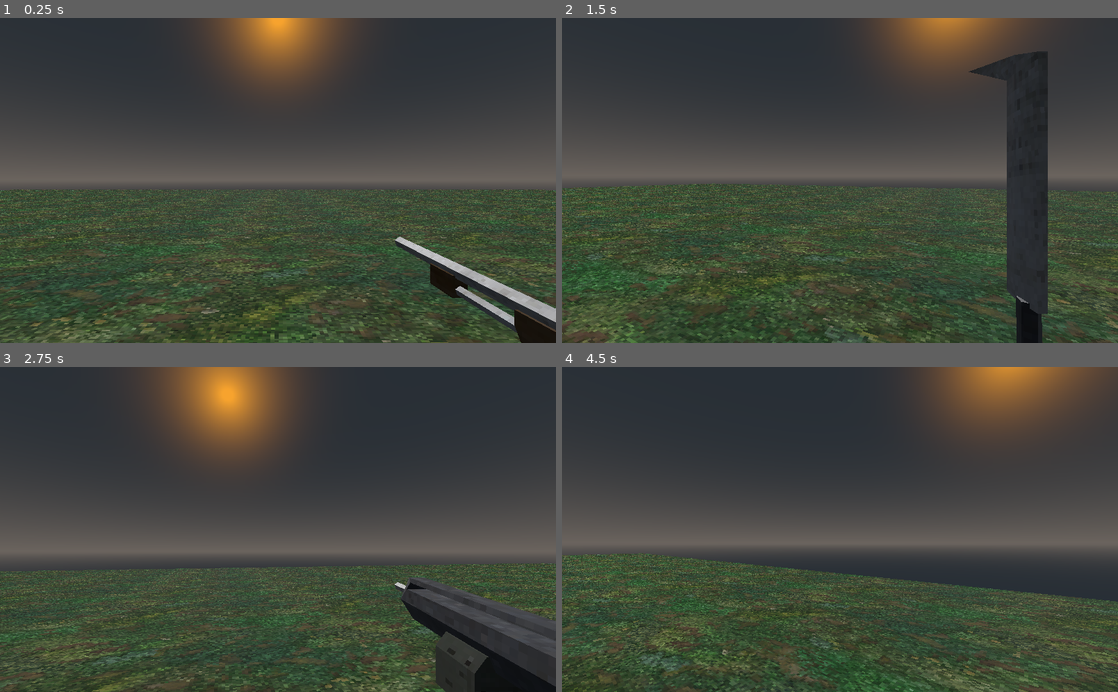
Above: before the commit, frames 1-4 (two rows, left to right).
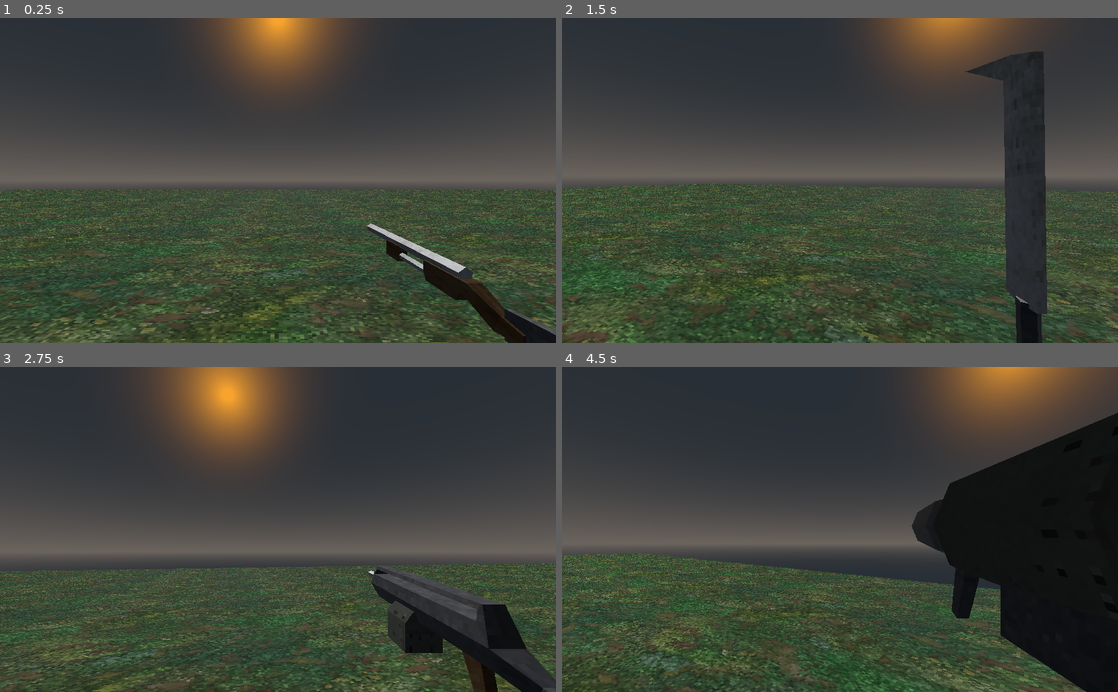
Above: after the commit, the same moments.

Repository: QuigleyJones/AwayTeam
Game: Godot game, scene res://World.tscn
Same seed, same stepped clock (60 frames per second), same inputs: the game is played once before the commit and once after it.
Inputs (mouse positions are in pixels of both pictures, inside the frame that each line leads up to):
- Up to frame 1 (0.25 s): no input
- Up to frame 2 (1.5 s): tap Enter at 0.5 s; move the mouse to (867, 180) at 0.52 s; hold Shift (sprint) 0.53-1.28 s; hold W (move_forward) from 0.53 s (still down); tap Space (jump) at 0.77 s; move the mouse to (812, 180) at 1.27 s; tap 1 at 1.35 s
- Up to frame 3 (2.75 s): keep holding W (move_forward); tap Space (jump) at 1.52 s; move the mouse to (289, 523) at 2.02 s; tap 2 at 2.1 s
- Up to frame 4 (4.5 s): keep holding W (move_forward); move the mouse to (834, 536) at 2.77 s; tap 3 at 2.85 s; tap Space (jump) at 3.02, 3.77 s; move the mouse to (878, 532) at 3.52 s; tap 4 at 3.6 s; move the mouse to (795, 526) at 4.27 s; tap 5 at 4.35 s

The runs differ from the first frame. In frame 1, 2.2% of the frame differs, in the area x 66-100%, y 63-100%; in frame 2, 0.4%; in frame 3, 3.9%; in frame 4, 20%, in the area x 62-100%, y 14-100%.

Commit message:
Add files via upload

Diff:
--- a/characters/Player/Player.tscn
+++ b/characters/Player/Player.tscn
@@ -7,6 +7,7 @@
 [ext_resource path="res://resources/anim/machete_idle.tres" type="Animation" id=5]
 [ext_resource path="res://resources/shotgun.glb" type="PackedScene" id=6]
 [ext_resource path="res://resources/machete.glb" type="PackedScene" id=7]
+[ext_resource path="res://resources/rocketlauncher.glb" type="PackedScene" id=8]
 
 [sub_resource type="GDScript" id=1]
 script/source = "extends KinematicBody
@@ -134,6 +135,7 @@
 
 [sub_resource type="Animation" id=5]
 resource_name = "idle"
+loop = true
 tracks/0/type = "value"
 tracks/0/path = NodePath("Graphics:translation")
 tracks/0/interp = 1
@@ -160,29 +162,30 @@
 }
 
 [sub_resource type="Animation" id=6]
-tracks/0/type = "value"
-tracks/0/path = NodePath("../Shotgun/Graphics:translation")
-tracks/0/interp = 1
-tracks/0/loop_wrap = true
-tracks/0/imported = false
-tracks/0/enabled = true
-tracks/0/keys = {
-"times": PoolRealArray( 0, 0.2, 0.3, 0.4, 0.5, 0.7 ),
+length = 0.8
+tracks/0/type = "value"
+tracks/0/path = NodePath("Graphics:translation")
+tracks/0/interp = 1
+tracks/0/loop_wrap = true
+tracks/0/imported = false
+tracks/0/enabled = true
+tracks/0/keys = {
+"times": PoolRealArray( 0, 0.2, 0.3, 0.4, 0.5, 0.8 ),
 "transitions": PoolRealArray( 1, 1, 1, 1, 1, 1 ),
 "update": 0,
-"values": [ Vector3( 0, 0, 0.158636 ), Vector3( 0, 0, 0 ), Vector3( 0, 0, 0 ), Vector3( 0, -0.0662462, 0 ), Vector3( 0, 0.127408, 0 ), Vector3( 0, 0, 0 ) ]
-}
-tracks/1/type = "value"
-tracks/1/path = NodePath("../Shotgun/Graphics:rotation_degrees")
-tracks/1/interp = 1
-tracks/1/loop_wrap = true
-tracks/1/imported = false
-tracks/1/enabled = true
-tracks/1/keys = {
-"times": PoolRealArray( 0, 0.2, 0.3, 0.5, 0.7 ),
+"values": [ Vector3( 0, 0, 0.374434 ), Vector3( 0, 0, 0 ), Vector3( 0, 0, 0 ), Vector3( 0, -0.0662462, 0 ), Vector3( 0, 0.127408, 0 ), Vector3( 0, 0, 0 ) ]
+}
+tracks/1/type = "value"
+tracks/1/path = NodePath("Graphics:rotation_degrees")
+tracks/1/interp = 1
+tracks/1/loop_wrap = true
+tracks/1/imported = false
+tracks/1/enabled = true
+tracks/1/keys = {
+"times": PoolRealArray( 0, 0.2, 0.3, 0.5, 0.8 ),
 "transitions": PoolRealArray( 1, 1, 1, 1, 1 ),
 "update": 0,
-"values": [ Vector3( 54.766, 0, 0 ), Vector3( 0, 0, 0 ), Vector3( 86.351, 0, 0 ), Vector3( 86.351, 0, 0 ), Vector3( 0, 0, 0 ) ]
+"values": [ Vector3( 14.085, 0, 0 ), Vector3( 0, 0, 0 ), Vector3( 86.351, 0, 0 ), Vector3( 86.351, 0, 0 ), Vector3( 0, 0, 0 ) ]
 }
 
 [sub_resource type="Animation" id=7]
@@ -194,6 +197,62 @@
 tracks/0/imported = false
 tracks/0/enabled = true
 tracks/0/keys = {
+"times": PoolRealArray( 0 ),
+"transitions": PoolRealArray( 1 ),
+"update": 0,
+"values": [ Vector3( 0, 0, 0 ) ]
+}
+
+[sub_resource type="Animation" id=8]
+resource_name = "attack"
+length = 0.4
+tracks/0/type = "value"
+tracks/0/path = NodePath("Graphics:translation")
+tracks/0/interp = 1
+tracks/0/loop_wrap = true
+tracks/0/imported = false
+tracks/0/enabled = true
+tracks/0/keys = {
+"times": PoolRealArray( 0, 0.4 ),
+"transitions": PoolRealArray( 1, 1 ),
+"update": 0,
+"values": [ Vector3( 0, 0, 0.114813 ), Vector3( 0, 0, 0 ) ]
+}
+tracks/1/type = "value"
+tracks/1/path = NodePath("Graphics:rotation_degrees")
+tracks/1/interp = 1
+tracks/1/loop_wrap = true
+tracks/1/imported = false
+tracks/1/enabled = true
+tracks/1/keys = {
+"times": PoolRealArray(  ),
+"transitions": PoolRealArray(  ),
+"update": 0,
+"values": [  ]
+}
+
+[sub_resource type="Animation" id=9]
+resource_name = "idle"
+loop = true
+tracks/0/type = "value"
+tracks/0/path = NodePath("Graphics:translation")
+tracks/0/interp = 1
+tracks/0/loop_wrap = true
+tracks/0/imported = false
+tracks/0/enabled = true
+tracks/0/keys = {
+"times": PoolRealArray( 0 ),
+"transitions": PoolRealArray( 1 ),
+"update": 0,
+"values": [ Vector3( 0, 0, 0 ) ]
+}
+tracks/1/type = "value"
+tracks/1/path = NodePath("Graphics:rotation_degrees")
+tracks/1/interp = 1
+tracks/1/loop_wrap = true
+tracks/1/imported = false
+tracks/1/enabled = true
+tracks/1/keys = {
 "times": PoolRealArray( 0 ),
 "transitions": PoolRealArray( 1 ),
 "update": 0,
@@ -228,25 +287,26 @@
 transform = Transform( 0.145637, 0, 0, 0, 0.145637, 0, 0, 0, 0.145637, 0, 0, 0 )
 
 [node name="AnimationPlayer" type="AnimationPlayer" parent="Camera/WeaponManager/Weapons/Machete"]
+autoplay = "idle"
 anims/attack = SubResource( 3 )
 anims/idle = ExtResource( 5 )
 
 [node name="MachineGun" type="Spatial" parent="Camera/WeaponManager/Weapons"]
-transform = Transform( 1, 0, 0, 0, 1, 0, 0, 0, 1, 0.185, -0.134, -0.235 )
+transform = Transform( 1, 0, 0, 0, 1, 0, 0, 0, 1, 0.185, -0.134, -0.210627 )
 visible = false
 
 [node name="Graphics" type="Spatial" parent="Camera/WeaponManager/Weapons/MachineGun"]
-transform = Transform( 1, 0, 0, 0, 1, 0, 0, 0, 1, 0, 0, 0.127891 )
 
 [node name="machinegun" parent="Camera/WeaponManager/Weapons/MachineGun/Graphics" instance=ExtResource( 4 )]
 transform = Transform( 0.146, 0, 0, 0, 0.146, 0, 0, 0, 0.146, 0, 0, 0 )
 
 [node name="AnimationPlayer" type="AnimationPlayer" parent="Camera/WeaponManager/Weapons/MachineGun"]
+autoplay = "idle"
 anims/attack = SubResource( 4 )
 anims/idle = SubResource( 5 )
 
 [node name="Shotgun" type="Spatial" parent="Camera/WeaponManager/Weapons"]
-transform = Transform( 1, 0, 0, 0, 1, 0, 0, 0, 1, 0.1994, -0.121913, -0.100685 )
+transform = Transform( 1, 0, 0, 0, 1, 0, 0, 0, 1, 0.1994, -0.121913, -0.21893 )
 
 [node name="Graphics" type="Spatial" parent="Camera/WeaponManager/Weapons/Shotgun"]
 
@@ -259,7 +319,18 @@
 anims/idle = SubResource( 7 )
 
 [node name="RocketLauncher" type="Spatial" parent="Camera/WeaponManager/Weapons"]
+transform = Transform( 1, 0, 0, 0, 1, 0, 0, 0, 1, 0.176407, -0.0759976, -0.170381 )
 visible = false
+
+[node name="Graphics" type="Spatial" parent="Camera/WeaponManager/Weapons/RocketLauncher"]
+
+[node name="rocketlauncher" parent="Camera/WeaponManager/Weapons/RocketLauncher/Graphics" instance=ExtResource( 8 )]
+transform = Transform( 0.146, 0, 0, 0, 0.146, 0, 0, 0, 0.146, 0, 0, 0 )
+
+[node name="AnimationPlayer" type="AnimationPlayer" parent="Camera/WeaponManager/Weapons/RocketLauncher"]
+autoplay = "idle"
+anims/attack = SubResource( 8 )
+anims/idle = SubResource( 9 )
 
 [node name="CharacterMover" type="Spatial" parent="."]
 script = ExtResource( 2 )
--- a/resources/anim/machete_idle.tres
+++ b/resources/anim/machete_idle.tres
@@ -2,6 +2,7 @@
 
 [resource]
 resource_name = "idle"
+length = 5.0
 loop = true
 tracks/0/type = "value"
 tracks/0/path = NodePath("Graphics:translation")
@@ -22,8 +23,8 @@
 tracks/1/imported = false
 tracks/1/enabled = true
 tracks/1/keys = {
-"times": PoolRealArray( 0 ),
-"transitions": PoolRealArray( 1 ),
+"times": PoolRealArray( 0, 1.5, 2.5, 4 ),
+"transitions": PoolRealArray( 1, 1, 1, 1 ),
 "update": 0,
-"values": [ Vector3( 0, 0, 0 ) ]
+"values": [ Vector3( 0, 0, 0 ), Vector3( 0, 0, 0.773 ), Vector3( 0, 0, 0.89475 ), Vector3( 0, 0, 0 ) ]
 }
Not shown: 1 places in characters/Player/Player.tscn that only renumber resources
